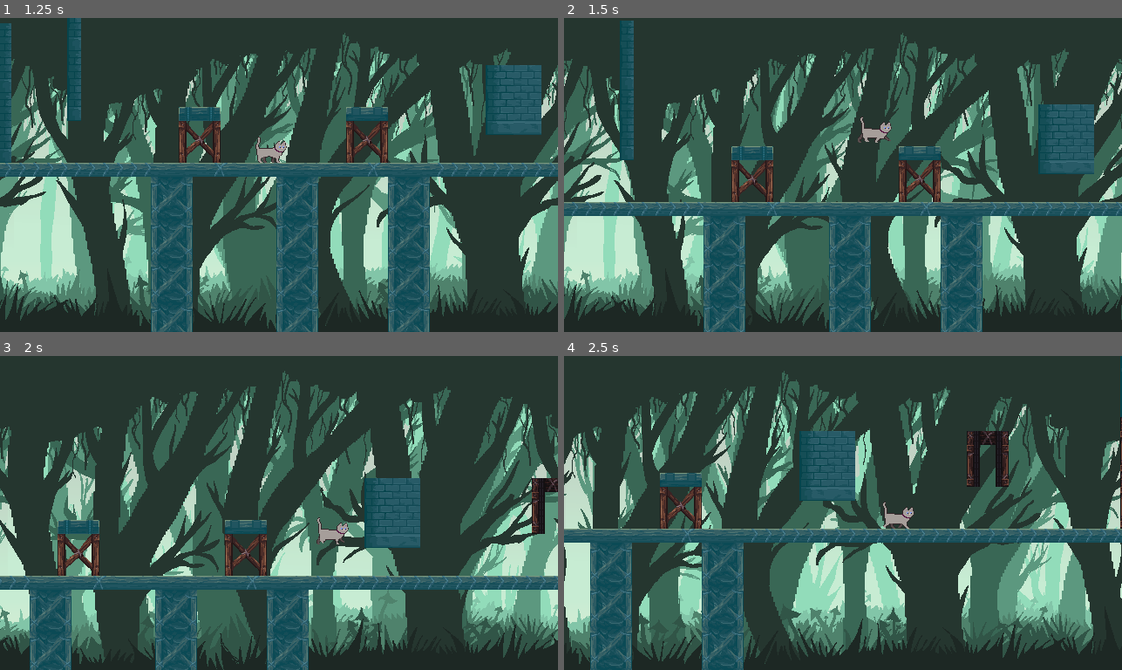
Above: before the commit, frames 1-4 (two rows, left to right).
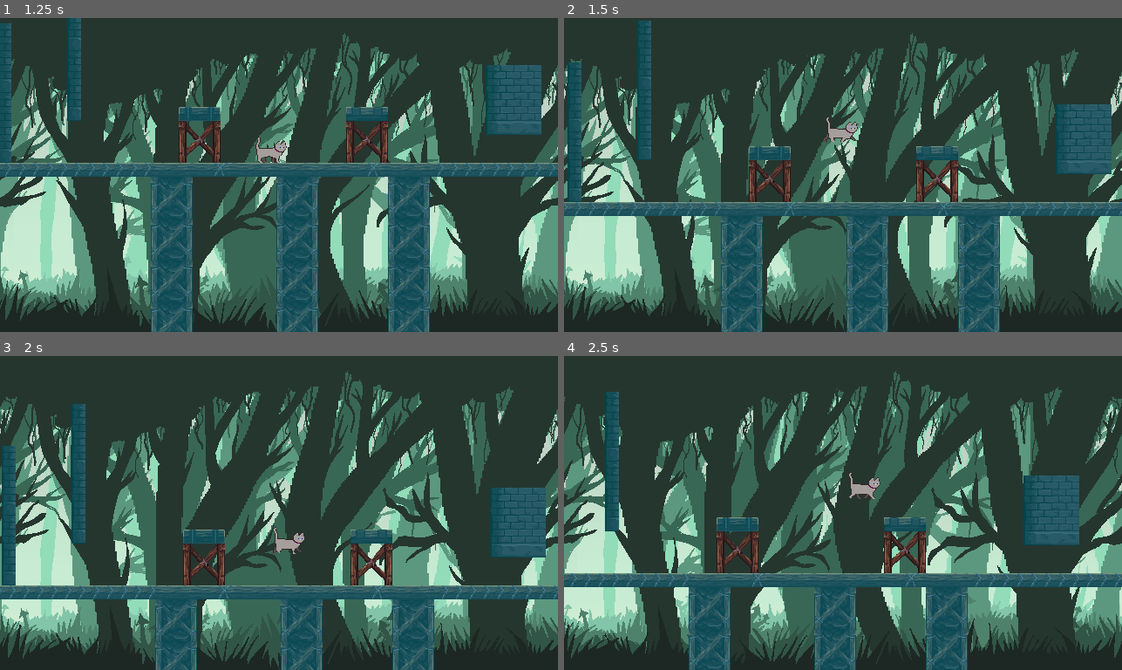
Above: after the commit, the same moments.

Repository: DrDGS/CatPlatformer
Game: Godot game, scene res://Scenes/UI/main_menu.tscn
The game is run twice, just before and just after one commit, with the same random seed, the same clock (stepped at 60 frames per second) and the same inputs.
Inputs:
- Up to frame 1 (1.25 s): click "���" at 0.5 s
- Up to frame 2 (1.5 s): tap Enter (ui_accept) at 1.25 s; hold Right (ui_right) from 1.28 s (still down); hold Shift (run, bound only after the commit) from 1.28 s (still down)
- Up to frame 3 (2 s): keep holding Right (ui_right); keep holding Shift (run, bound only after the commit); tap Enter (ui_accept) at 1.52, 1.55, 1.82 s
- Up to frame 4 (2.5 s): keep holding Right (ui_right); release Shift (run, bound only after the commit) at 2.03 s; tap Enter (ui_accept) at 2.1, 2.27 s; tap Shift (run, bound only after the commit) at 2.3 s

Frame 1 is identical in both runs. In frame 2, 37% of the frame differs, in the area x 0-100%, y 0-100%; in frame 3, 54%; in frame 4, 59%.

Commit message:
Jump, run, inertia

Diff:
--- a/Scenes/PrefabScenes/character_body_2d.tscn
+++ b/Scenes/PrefabScenes/character_body_2d.tscn
@@ -85,6 +85,7 @@
 
 [node name="CharacterBody2D" type="CharacterBody2D" node_paths=PackedStringArray("hpComponent")]
 script = ExtResource("1_glyvn")
+ACCELERATION = 15
 hpComponent = NodePath("HealthComponent")
 
 [node name="AnimationPlayer" type="AnimationPlayer" parent="."]
--- a/Scripts/CharacterBody2D.gd
+++ b/Scripts/CharacterBody2D.gd
@@ -1,12 +1,13 @@
 extends CharacterBody2D
 
 
-const SPEED = 300.0
-const JUMP_VELOCITY = -400.0
-const WALL_ClIMBING_VELOCITY = 25
-const WALL_KNOKBACK = 800
-
+@export var SPEED = 300.0
+@export var ACCELERATION = 30
+@export var JUMP_VELOCITY = -400.0
+@export var WALL_ClIMBING_VELOCITY = 25
+@export var WALL_KNOKBACK = 200
 var is_wall_climbing = false
+var is_run = false
 
 var gravity = ProjectSettings.get_setting("physics/2d/default_gravity")
 @export var hpComponent : Node2D
@@ -19,27 +20,32 @@
 	if not is_on_floor():
 		velocity.y += gravity * delta
 	var direction = Input.get_axis("ui_left", "ui_right")
-	if direction:
-		velocity.x = direction * SPEED
+	if is_on_floor() or is_on_wall():
+		if Input.is_action_pressed("run"):
+			if is_on_floor():
+				is_run = true
+			velocity.x = move_toward(velocity.x, direction * SPEED, ACCELERATION)
+		else:
+			if is_on_floor():
+				is_run = false
+			velocity.x = move_toward(velocity.x, direction * SPEED / 3, ACCELERATION * 3)
 	else:
-		velocity.x = move_toward(velocity.x, 0, SPEED)
+		velocity.x = move_toward(velocity.x, direction * SPEED, ACCELERATION / 10)
 
 	if Input.is_action_just_pressed("ui_accept"):
 		if is_on_floor():
 			velocity.y = JUMP_VELOCITY
-		elif is_on_wall() and Input.is_action_pressed("ui_left"):
-			velocity.y = JUMP_VELOCITY
-			velocity.x = WALL_KNOKBACK
+		elif is_on_wall():
+			if Input.is_action_pressed("ui_right"):
+				velocity.y = JUMP_VELOCITY
+				velocity.x = -WALL_KNOKBACK * (2 if is_run else 1)
+			elif Input.is_action_pressed("ui_left"):
+				velocity.y = JUMP_VELOCITY
+				velocity.x = WALL_KNOKBACK * (2 if is_run else 1)
 
-		elif is_on_wall() and Input.is_action_pressed("ui_right"):
-			velocity.y = JUMP_VELOCITY
-			velocity.x = -WALL_KNOKBACK
 
 	if is_on_wall() and not is_on_floor():
-		if Input.is_action_pressed("ui_left") or Input.is_action_pressed("ui_right"):
-			is_wall_climbing = true
-		else:
-			is_wall_climbing = false
+		is_wall_climbing = Input.is_action_pressed("ui_right") or Input.is_action_pressed("ui_left")
 	else:
 		is_wall_climbing = false
 	if is_wall_climbing:
--- a/project.godot
+++ b/project.godot
@@ -34,6 +34,11 @@
 "events": [Object(InputEventKey,"resource_local_to_scene":false,"resource_name":"","device":-1,"window_id":0,"alt_pressed":false,"shift_pressed":false,"ctrl_pressed":false,"meta_pressed":false,"pressed":false,"keycode":0,"physical_keycode":69,"key_label":0,"unicode":101,"echo":false,"script":null)
 ]
 }
+run={
+"deadzone": 0.5,
+"events": [Object(InputEventKey,"resource_local_to_scene":false,"resource_name":"","device":0,"window_id":0,"alt_pressed":false,"shift_pressed":false,"ctrl_pressed":false,"meta_pressed":false,"pressed":false,"keycode":0,"physical_keycode":4194325,"key_label":0,"unicode":0,"echo":false,"script":null)
+]
+}
 
 [internationalization]
 
